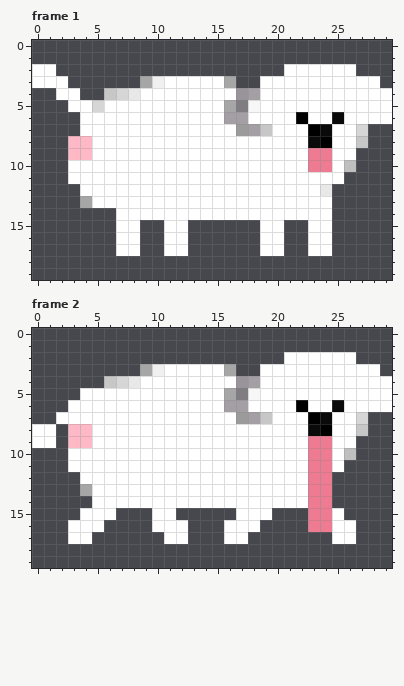
A animated GIF sprite gets an edit: images/line.gif. Above, as it was before the edit.
The file is 30x20 pixels, 2 frames. Colours within 5 levels of each other are drawn and written as one. Shown: frame 1, frame 2.
After:
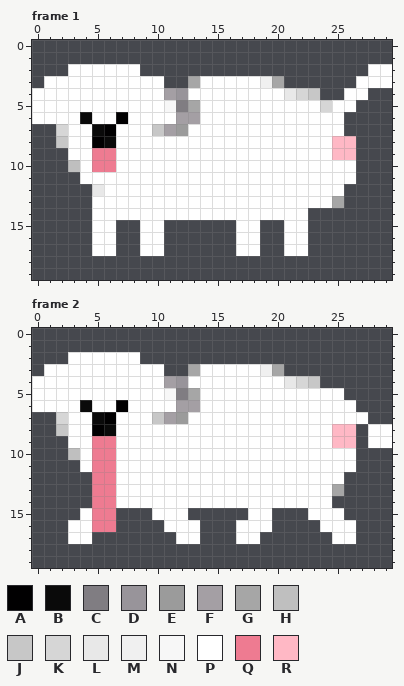
Palette (. is transparent): A #010001  B #0a0a0a  C #807d82  D #98949a  E #9b9b9b  F #a49fa4  G #a6a6a6  H #bfbfbf  J #c7c7c7  K #d6d6d6  L #e8e8e8  M #f0f0f0  N #f7f7f7  P #ffffff  Q #ee7b91  R #ffb8c5
Change:
Frame 1:
y 2: x 0..1 PP -> ..; x 3..8 ...... -> PPPPPP; x 21..26 PPPPPP -> ......; x 28..29 .. -> PP
y 3: x 0 P -> .; x 3..13 ......GMPPP -> PPPPPPPP..G; x 16..26 G..PPPPPPPP -> PPPMG......; x 29 . -> P
y 4: x 0..1 .. -> PP; x 4..8 ..JKL -> PPPPP; x 11..12 PP -> FD; x 17..18 DF -> PP; x 21..25 PPPPP -> LKJ..; x 28..29 PP -> ..
y 5: x 0..2 ... -> PPP; x 5 K -> P; x 11..13 PPP -> NCG; x 16..18 GCN -> PPP; x 24 P -> K; x 27..29 PPP -> ...
y 6: x 0..4 ....P -> PPPPB; x 7 P -> A; x 12..13 PP -> FF; x 16..17 FF -> PP; x 22 A -> P; x 25..29 BPPPP -> P....
y 7: x 2..3 .. -> KP; x 5..6 PP -> BA; x 10..12 PPP -> JFE; x 17..19 EFJ -> PPP; x 23..24 AB -> PP; x 26..27 PK -> ..
y 8: x 2..6 .RRPP -> JPPAB; x 23..27 BAPPJ -> PPRR.
y 9: x 3..6 RRPP -> PPQQ; x 23..26 QQPP -> PPRR
y 10: x 3 P -> H; x 5..6 PP -> QQ; x 23..24 QQ -> PP; x 26 H -> P
y 11: x 3 P -> .; x 26 . -> P
y 12: x 4..5 PP -> .L; x 24..25 L. -> PP
y 13: x 4 G -> .; x 25 . -> G
y 14: x 5..6 .. -> PP; x 23..24 PP -> ..
y 15..17: x 5..12 ..PP..PP -> PP..PP..; x 17..24 ..PP..PP -> PP..PP..
Frame 2:
y 2: x 3..8 ...... -> PPPPPP; x 21..26 PPPPPP -> ......
y 3: x 1..13 ........GMPPP -> PPPPPPPPPP..G; x 16..28 G..PPPPPPPPPP -> PPPMG........
y 4: x 0..8 ......JKL -> PPPPPPPPP; x 11..12 PP -> FD; x 17..18 DF -> PP; x 21..29 PPPPPPPPP -> LKJ......
y 5: x 0..3 .... -> PPPP; x 11..13 PPP -> NCG; x 16..18 GCN -> PPP; x 26..29 PPPP -> ....
y 6: x 0..2 ... -> PPP; x 4 P -> B; x 7 P -> A; x 12..13 PP -> FF; x 16..17 FF -> PP; x 22 A -> P; x 25 B -> P; x 27..29 PPP -> ...
y 7: x 2 P -> K; x 5..6 PP -> BA; x 10..12 PPP -> JFE; x 17..19 EFJ -> PPP; x 23..24 AB -> PP; x 27 K -> P
y 8: x 0..6 PP.RRPP -> ..JPPAB; x 23..29 BAPPJ.. -> PPRR.PP
y 9: x 0..1 PP -> ..; x 3..6 RRPP -> PPQQ; x 23..26 QQPP -> PPRR; x 28..29 .. -> PP
y 10: x 3 P -> H; x 5..6 PP -> QQ; x 23..24 QQ -> PP; x 26 H -> P
y 11: x 3 P -> .; x 5..6 PP -> QQ; x 23..24 QQ -> PP; x 26 . -> P
y 12: x 4..6 PPP -> .QQ; x 23..25 QQ. -> PPP
y 13: x 4..6 GPP -> .QQ; x 23..25 QQ. -> PPG
y 14: x 5..6 PP -> QQ; x 23..24 QQ -> PP
y 15: x 5..6 PP -> QQ; x 12 . -> P; x 17 P -> .; x 23..24 QQ -> PP
y 16: x 5..6 P. -> QQ; x 10 P -> .; x 13 . -> P; x 16 P -> .; x 19 . -> P; x 23..24 QQ -> .P
y 17: x 11 P -> .; x 13 . -> P; x 16 P -> .; x 18 . -> P
